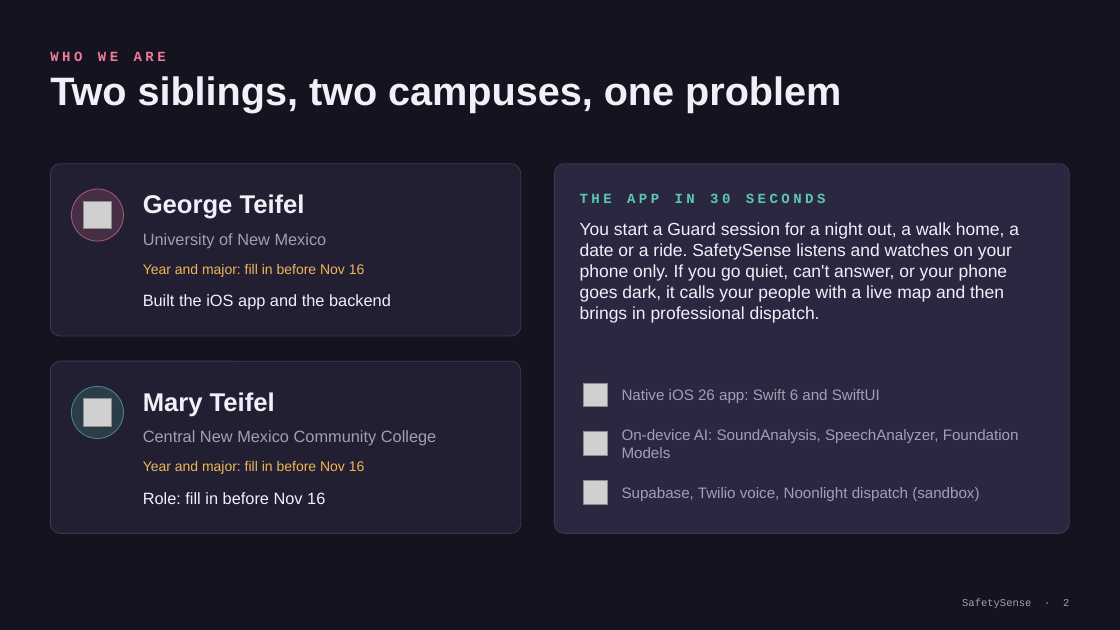
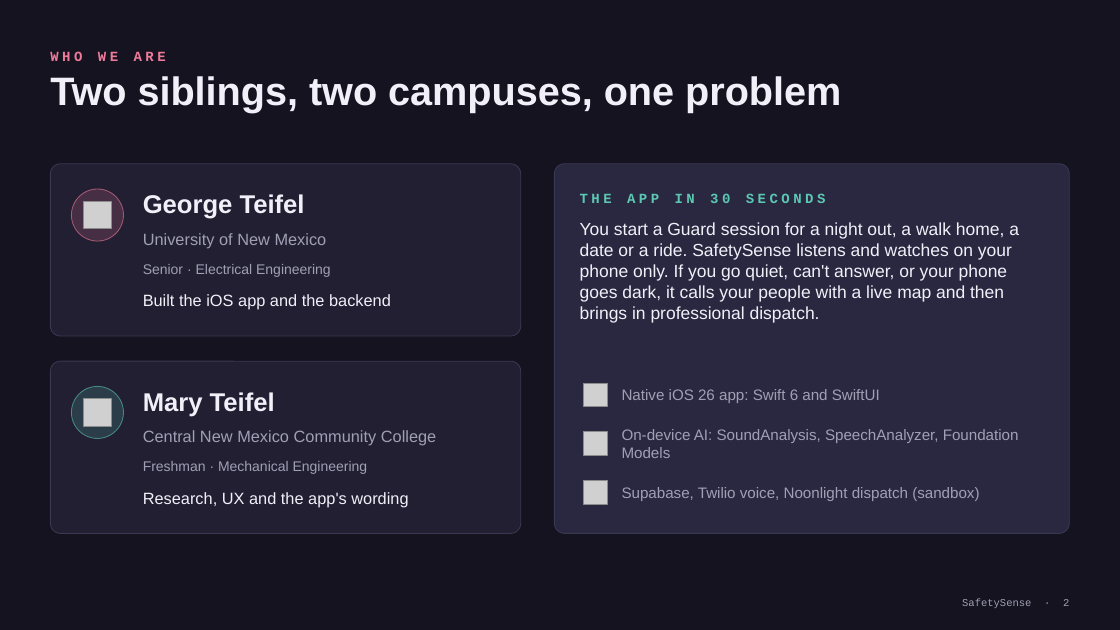
Before and after one commit to george11642/safetysense, a slide deck: slide 2 of presentation/SafetySense-Finalist-Deck.pptx. Drawn at 1120x630 pixels with LibreOffice and Linux fonts; fonts in the diff are those of the drawing; grey boxes stand for pictures. Boxes give left, top, right and bottom in pixels: in the first picture for what was removed or moved away, otherwise in the second. Text is boxed around its words. In the diff, an @@ line names an element or a change of style, - is before the commit and + after.

```diff
--- a/presentation/SafetySense-Finalist-Deck.pptx
+++ b/presentation/SafetySense-Finalist-Deck.pptx
@@ text at bbox=[143, 264, 331, 277]: text changed; text colour #F0B55A to #A19FB6 @@
-Year and major: fill in before Nov 16
+Senior · Electrical Engineering
@@ text at bbox=[143, 461, 368, 474]: text changed; text colour #F0B55A to #A19FB6 @@
-Year and major: fill in before Nov 16
+Freshman · Mechanical Engineering
@@ text at bbox=[143, 492, 408, 507]: text changed @@
-Role: fill in before Nov 16
+Research, UX and the app's wording
```
Also in this commit, not shown: 8 other files.
